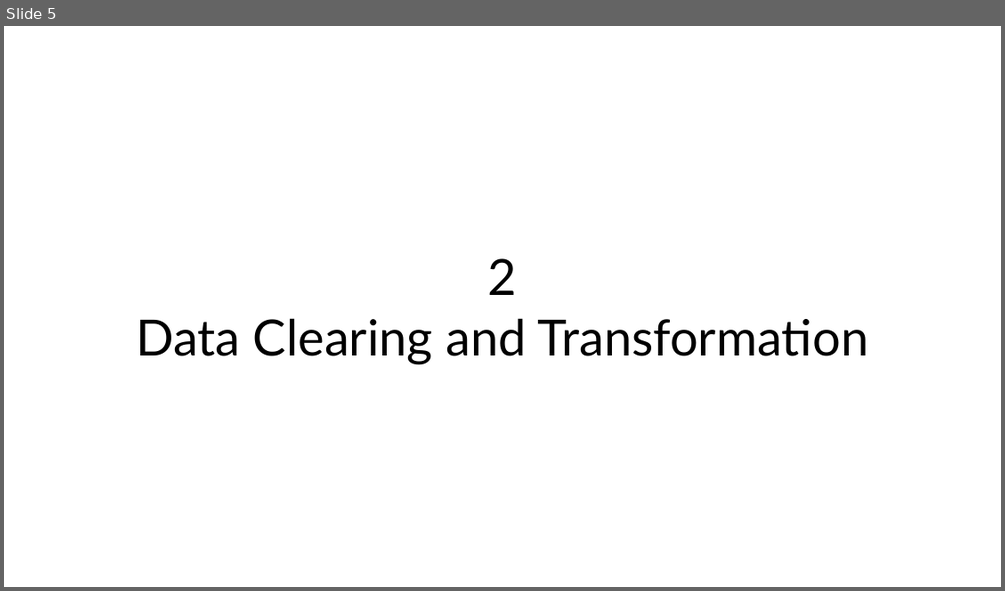
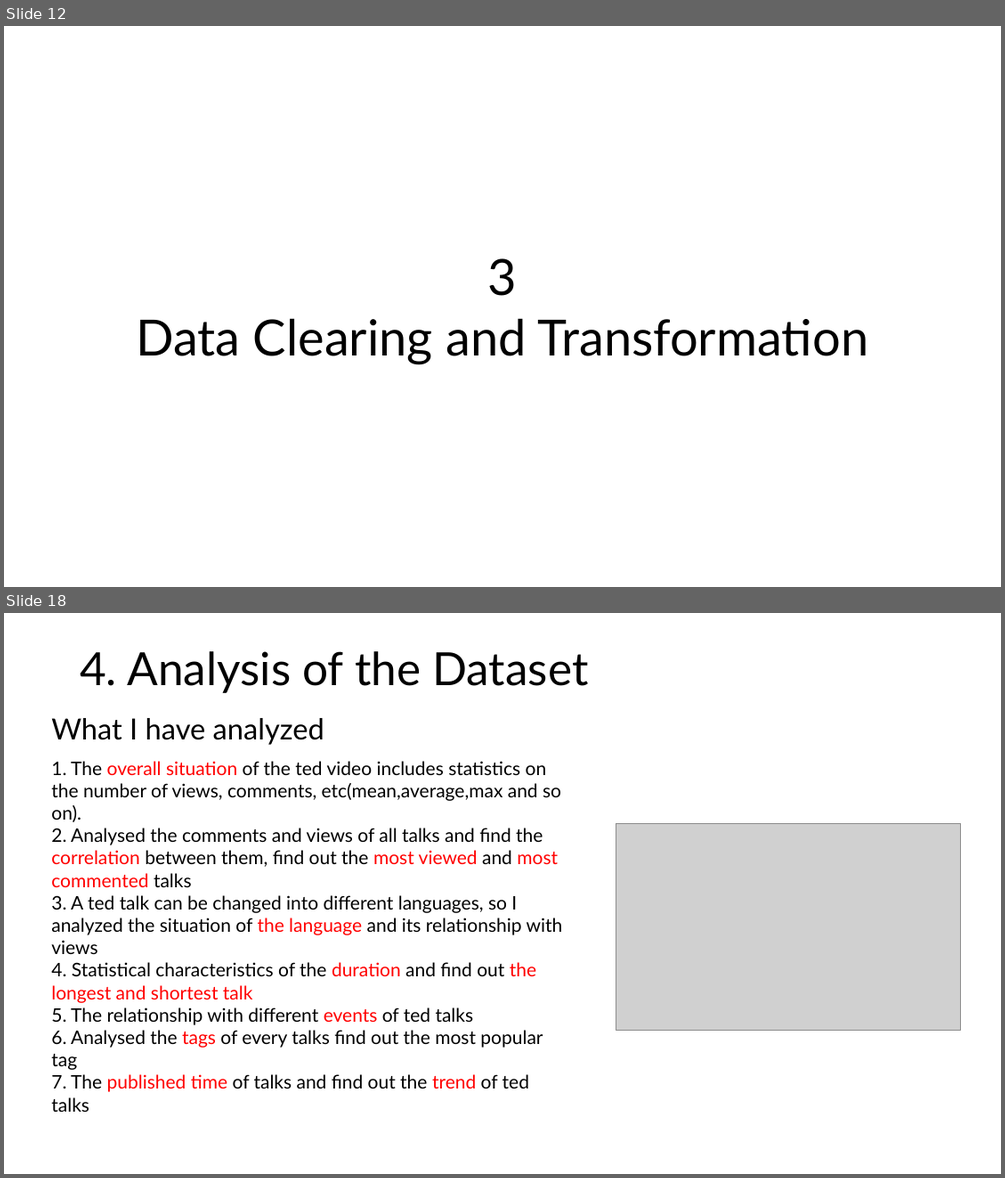
Before and after one commit to SilentStars/TEDTalksDataMining, a slide deck: Documents/Documents&Slides/ElaborationStep.pptx. Shown one above the other, each under a label of ours: slide 5 before the commit, slides 12 and 18 after it; the slides between them are not shown. The pictures are 1005x591 and 1005x1178 pixels, drawn with LibreOffice and Linux fonts; fonts in the diff are those of the drawing; grey boxes stand for pictures. Boxes give left, top, right and bottom in pixels: in the first picture for what was removed or moved away, otherwise in the second. Text is boxed around its words. In the diff, an @@ line names an element or a change of style, - is before the commit and + after.

```diff
--- a/Documents/Documents&Slides/ElaborationStep.pptx
+++ b/Documents/Documents&Slides/ElaborationStep.pptx
@@ slide 18 added at (4,613,1001,1174), background #FFFFFF @@
@@ text added at (80,651,588,693), 44 pt, text #000000 @@
+4. Analysis of the Dataset
@@ text added at (51,718,324,745), 28 pt, text #000000 @@
+What I have analyzed
@@ text added at (51,761,563,1111), 18 pt, text #000000 @@
+1. The overall situation of the ted video includes statistics on the number of views, comments, etc(mean,average,max and so on).
+2. Analysed the comments and views of all talks and find the correlation between them, find out the most viewed and most commented talks
+3. A ted talk can be changed into different languages, so I analyzed the situation of the language and its relationship with views
+4. Statistical characteristics of the duration and find out the longest and shortest talk
+5. The relationship with different events of ted talks
+6. Analysed the tags of every talks find out the most popular tag
+7. The published time of talks and find out the trend of ted talks
@@ picture added at (616,824,961,1030) @@
@@ what was slide 5 is now slide 12 @@
@@ slide 12 changed as well @@
@@ text at (488,258,517,296): text changed @@
-2
+3
```
Also in this commit, not shown: 4 other slides changed, 14 other slides added.
